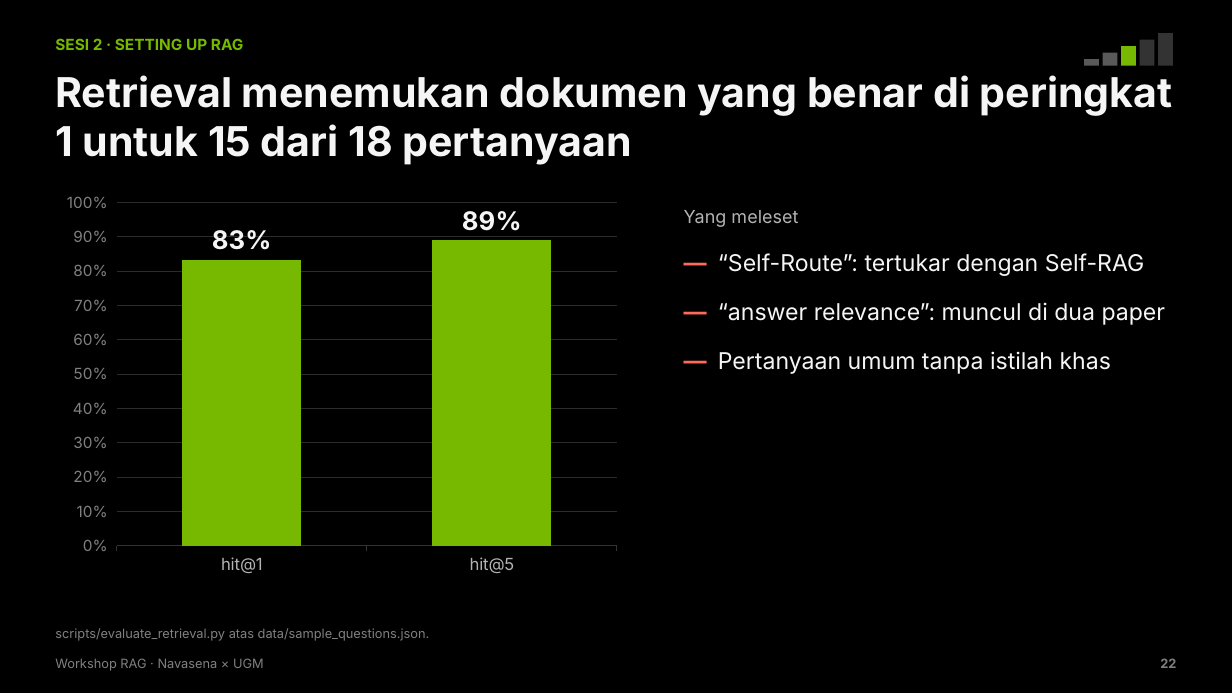
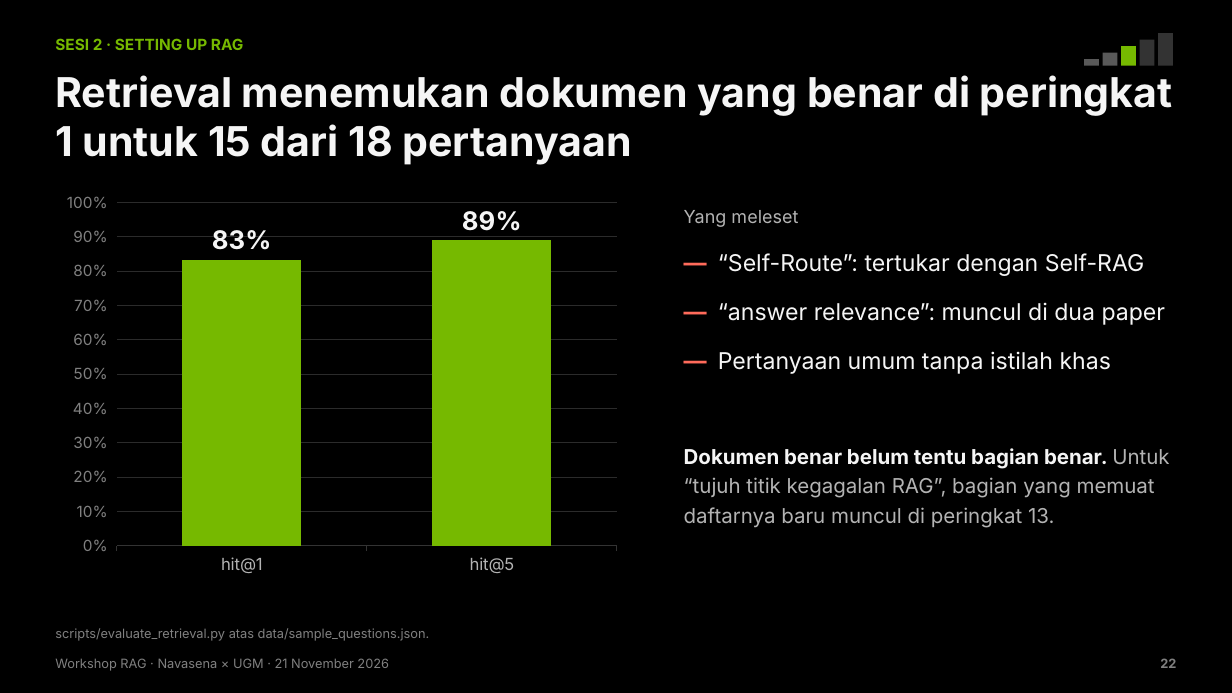
Before and after one commit to chmdznr/navasena-ugm-rag-workshop, a slide deck: slide 22 of slides/dist/Navasena_UGM_Workshop_RAG.pptx. Drawn at 1232x693 pixels with LibreOffice and Linux fonts; fonts in the diff are those of the drawing. Boxes give left, top, right and bottom in pixels: in the first picture for what was removed or moved away, otherwise in the second. Text is boxed around its words. In the diff, an @@ line names an element or a change of style, - is before the commit and + after.

```diff
--- a/slides/dist/Navasena_UGM_Workshop_RAG.pptx
+++ b/slides/dist/Navasena_UGM_Workshop_RAG.pptx
@@ text added at [684, 448, 1169, 528], 16 pt, text #B3B3B3 @@
+Dokumen benar belum tentu bagian benar. Untuk “tujuh titik kegagalan RAG”, bagian yang memuat daftarnya baru muncul di peringkat 13.
@@ text at [55, 658, 389, 671]: text changed @@
-Workshop RAG · Navasena × UGM
+Workshop RAG · Navasena × UGM · 21 November 2026
```
Also in this commit, not shown: 33 other slides changed, 3 slides added, 2 slides removed, 33 other files.
